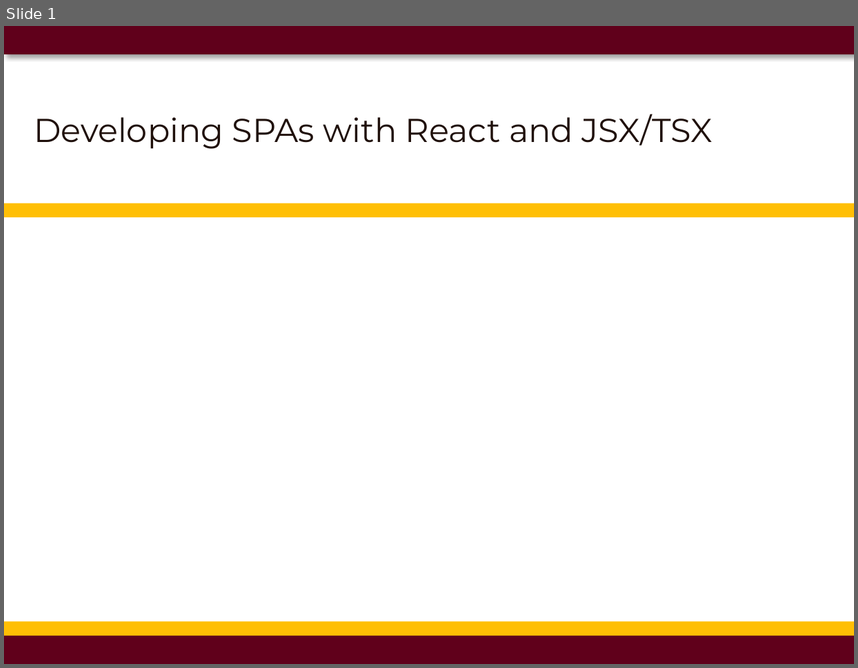
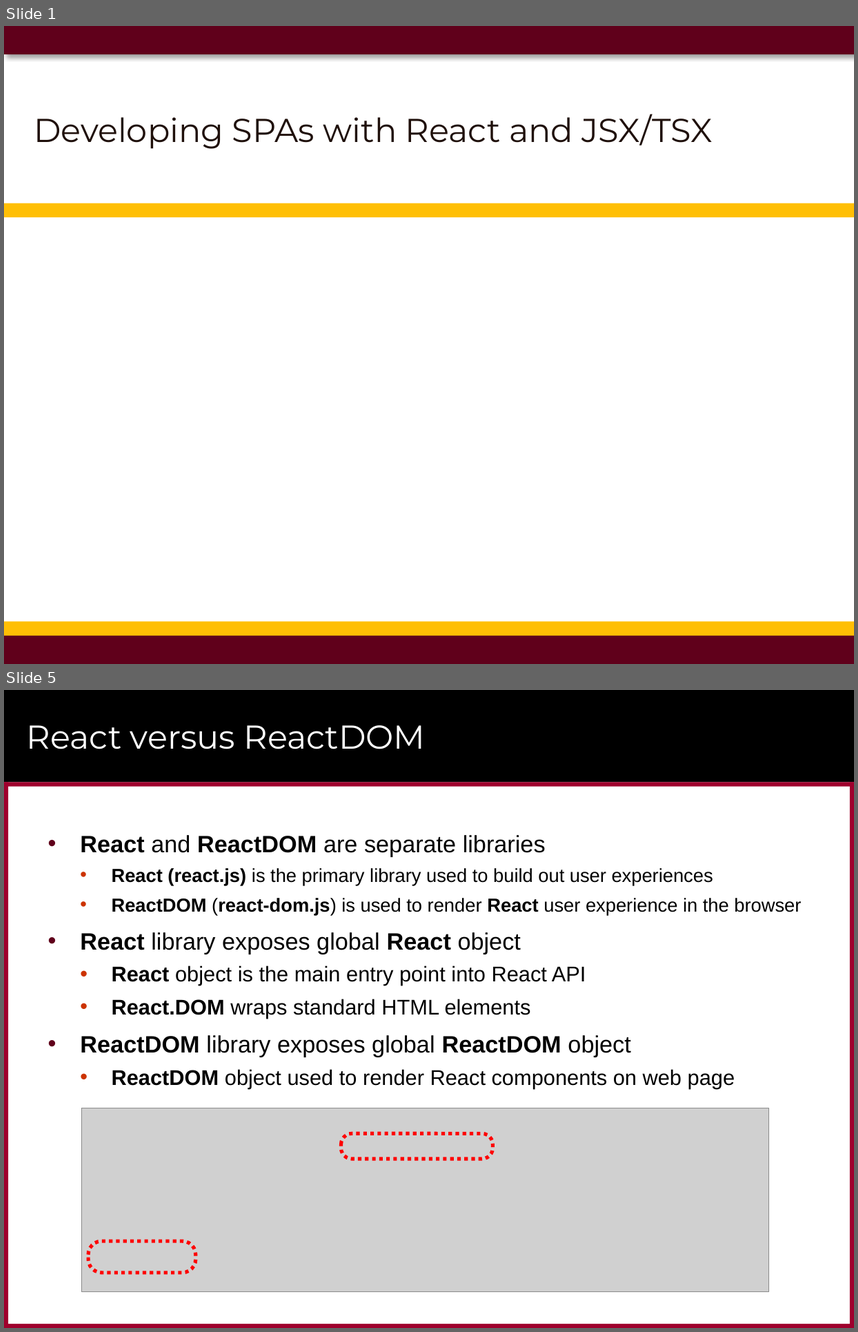
Before and after one commit to CriticalPathTraining/MSD365_Courseware, a slide deck: 03 React.pptx. Shown one above the other, each under a label of ours: slide 1 before the commit, slides 1 and 5 after it; the slides between them are not shown. The pictures are 858x668 and 858x1332 pixels, drawn with LibreOffice and Linux fonts; fonts in the diff are those of the drawing; grey boxes stand for pictures; background and template pictures are left out. Boxes give left, top, right and bottom in pixels: in the first picture for what was removed or moved away, otherwise in the second. Text is boxed around its words. In the diff, an @@ line names an element or a change of style, - is before the commit and + after.

```diff
--- a/03 React.pptx
+++ b/03 React.pptx
@@ slide 5 added at (4, 690, 854, 1328), background #FFFFFF @@
@@ rectangle added at (4, 690, 854, 782), fill #000000 @@
@@ title added at (27, 725, 426, 749), 28 pt, text #FFFFFF @@
+React versus ReactDOM
@@ rectangle added at (4, 782, 854, 786), fill #9F002D @@
@@ rectangle added at (4, 782, 8, 1328), fill #9F002D @@
@@ rectangle added at (850, 782, 854, 1328), fill #9F002D @@
@@ text added at (80, 835, 801, 1088), 16 pt, text #000000 @@
+• React and ReactDOM are separate libraries
+  • React (react.js) is the primary library used to build out user experiences
+  • ReactDOM (react-dom.js) is used to render React user experience in the browser
+• React library exposes global React object
+  • React object is the main entry point into React API
+  • React.DOM wraps standard HTML elements
+• ReactDOM library exposes global ReactDOM object
+  • ReactDOM object used to render React components on web page
@@ picture added at (82, 1108, 769, 1292) @@
@@ rounded rectangle added at (341, 1133, 493, 1159), outline #FF0000 3 pt dashed @@
@@ rounded rectangle added at (88, 1241, 195, 1272), outline #FF0000 3 pt dashed @@
@@ rectangle added at (805, 1283, 838, 1314), fill #FFFFFF at 75% opacity @@
@@ rectangle added at (4, 1323, 854, 1328), fill #9F002D @@
```
Also in this commit, not shown: 1 slide changed, 28 other slides added, 3 slides removed, 19 other files.
